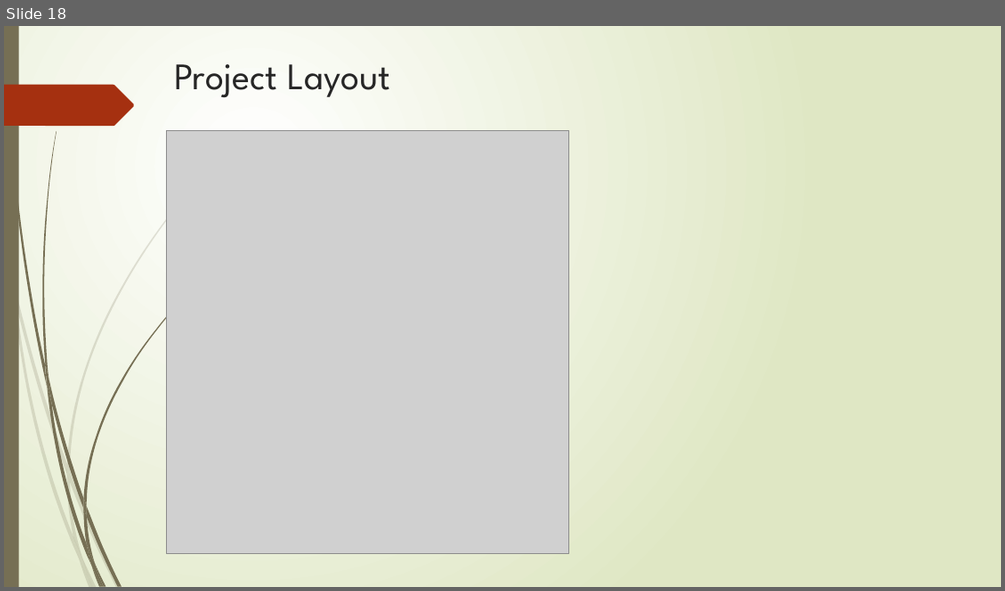
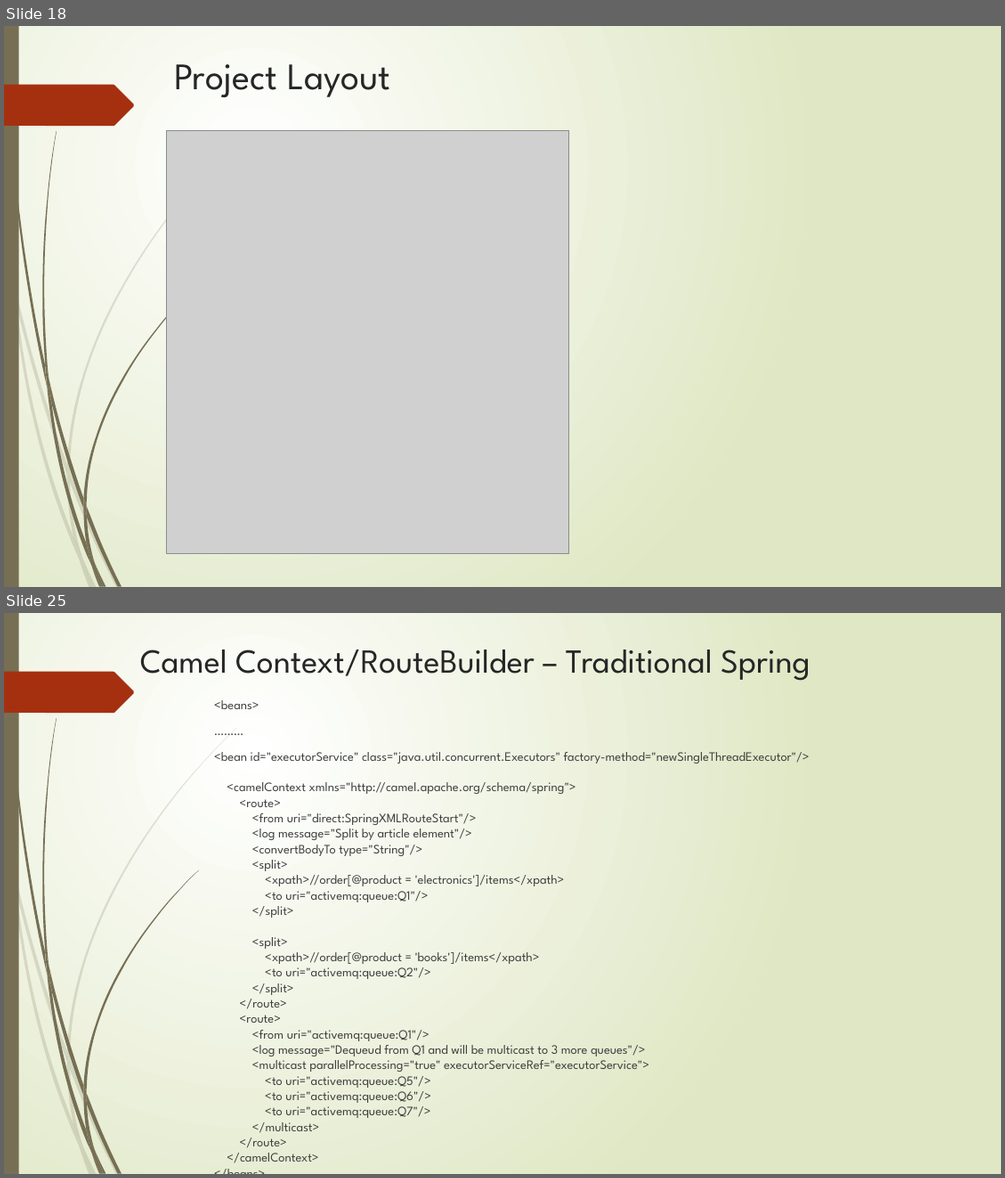
Before and after one commit to wgmartinez/apache-camel-tutorials, a slide deck: presentation/ApacheCamel.pptx. Shown one above the other, each under a label of ours: slide 18 before the commit, slides 18 and 25 after it; the slides between them are not shown. The pictures are 1005x591 and 1005x1178 pixels, drawn with LibreOffice and Linux fonts; fonts in the diff are those of the drawing; grey boxes stand for pictures. Boxes give left, top, right and bottom in pixels: in the first picture for what was removed or moved away, otherwise in the second. Text is boxed around its words. In the diff, an @@ line names an element or a change of style, - is before the commit and + after.

```diff
--- a/presentation/ApacheCamel.pptx
+++ b/presentation/ApacheCamel.pptx
@@ slide 25 added at (4,613,1001,1174), background gradient #FFFFFF to #DFE8C4; not listed: 24 template elements that a slide beside it also shows @@
@@ text added at (140,649,810,681), 32.4 pt, text #262626 @@
+Camel Context/RouteBuilder – Traditional Spring
@@ text added at (214,700,809,1162), 12.4 pt, text #404040 @@
+  <beans>
+  ………
+  <bean id="executorService" class="java.util.concurrent.Executors" factory-method="newSingleThreadExecutor"/>
+  <camelContext xmlns="http://camel.apache.org/schema/spring">
+  <route>
+  <from uri="direct:SpringXMLRouteStart"/>
+  <log message="Split by article element"/>
+  <convertBodyTo type="String"/>
+  <split>
+  <xpath>//order[@product = 'electronics']/items</xpath>
+  <to uri="activemq:queue:Q1"/>
+  </split>
+  <split>
+  <xpath>//order[@product = 'books']/items</xpath>
+  <to uri="activemq:queue:Q2"/>
+  </split>
+  </route>
+  <route>
+  <from uri="activemq:queue:Q1"/>
+  <log message="Dequeud from Q1 and will be multicast to 3 more queues"/>
+  <multicast parallelProcessing="true" executorServiceRef="executorService">
+  <to uri="activemq:queue:Q5"/>
+  <to uri="activemq:queue:Q6"/>
+  <to uri="activemq:queue:Q7"/>
+  </multicast>
+  </route>
+  </camelContext>
+  </beans>
```
Also in this commit, not shown: 8 slides changed, 10 other slides added, 1 other file.
